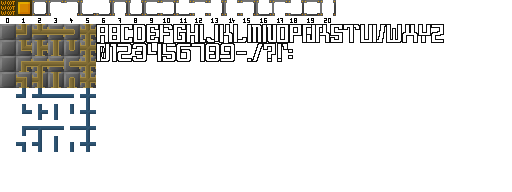
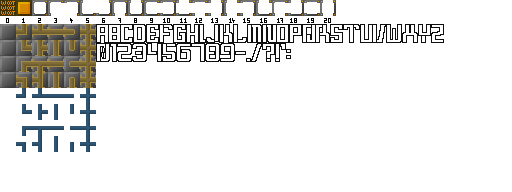
Layer changes from the first 512 × 192 image to the second:
painted on "New Layer" over [235,43,293,62]
